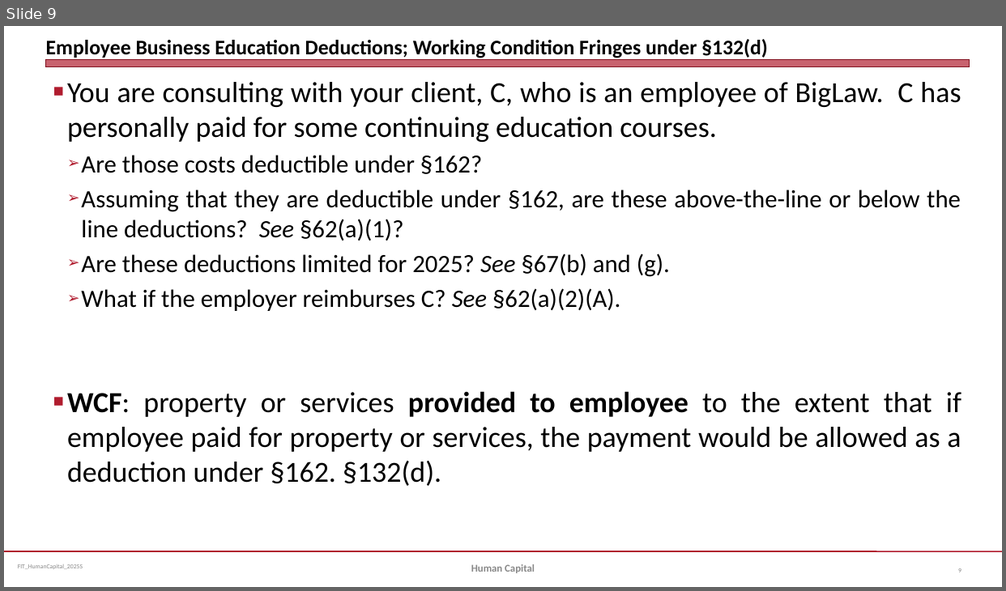
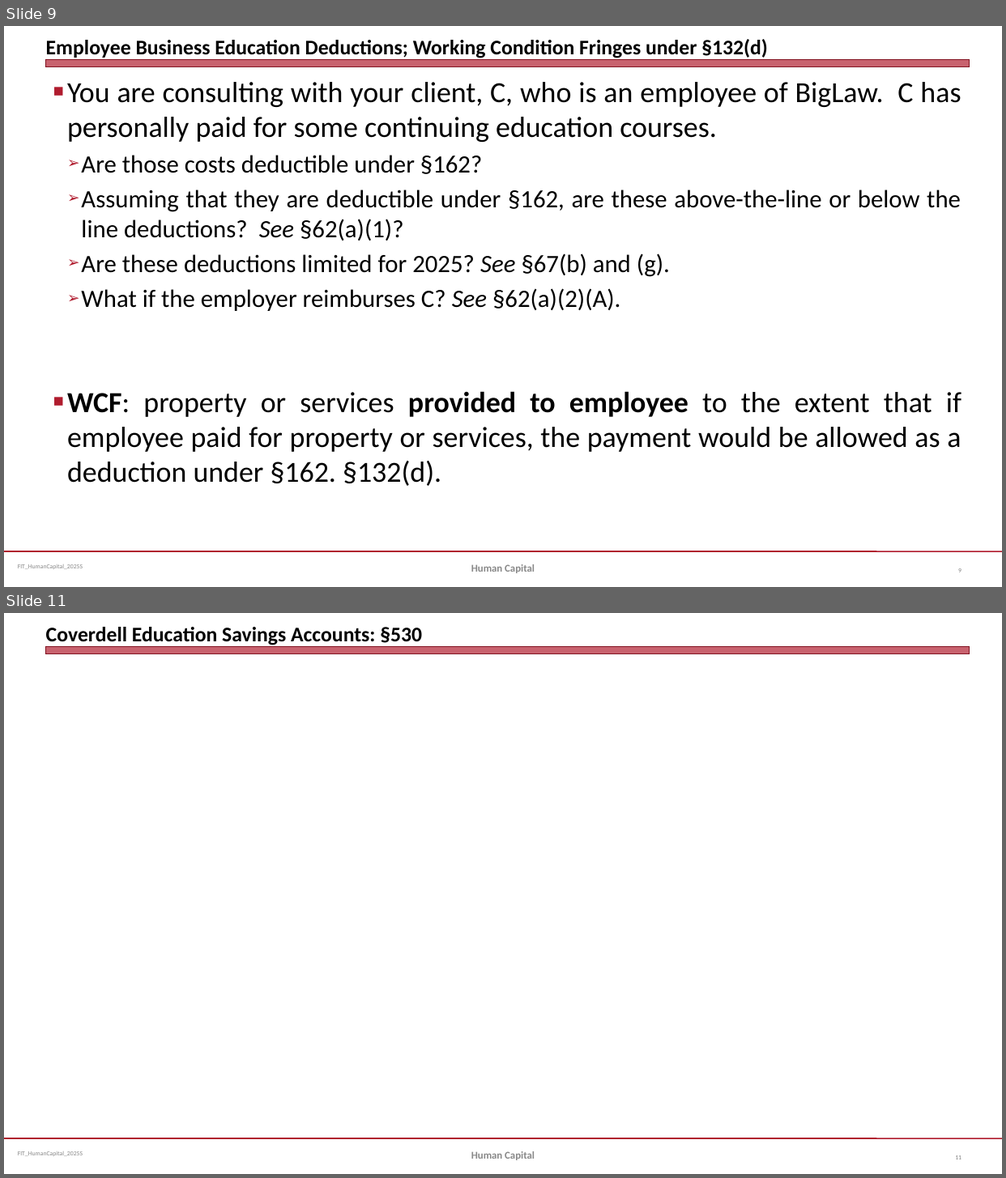
Before and after one commit to jmc877/Fed-Income-Tax, a slide deck: slides/FIT_HumanCapital_2025S.pptx. Shown one above the other, each under a label of ours: slide 9 before the commit, slides 9 and 11 after it; the slides between them are not shown. The pictures are 1006x591 and 1006x1178 pixels, drawn with LibreOffice and Linux fonts; fonts in the diff are those of the drawing. Boxes give left, top, right and bottom in pixels: in the first picture for what was removed or moved away, otherwise in the second. Text is boxed around its words. In the diff, an @@ line names an element or a change of style, - is before the commit and + after.

```diff
--- a/slides/FIT_HumanCapital_2025S.pptx
+++ b/slides/FIT_HumanCapital_2025S.pptx
@@ slide 11 added at (x1=4, y1=613, x2=1002, y2=1174), background #FFFFFF; not listed: 3 template elements that a slide beside it also shows @@
@@ title added at (x1=46, y1=627, x2=422, y2=645), 20 pt, text #000000, bold @@
+Coverdell Education Savings Accounts: §530
@@ text added at (x1=471, y1=1152, x2=535, y2=1161), 10 pt, text #898989, bold @@
+Human Capital
@@ page number added at (x1=955, y1=1156, x2=961, y2=1160), 6 pt, text #808080 @@
+11
```
Also in this commit, not shown: 1 slide changed, 3 other slides added.
